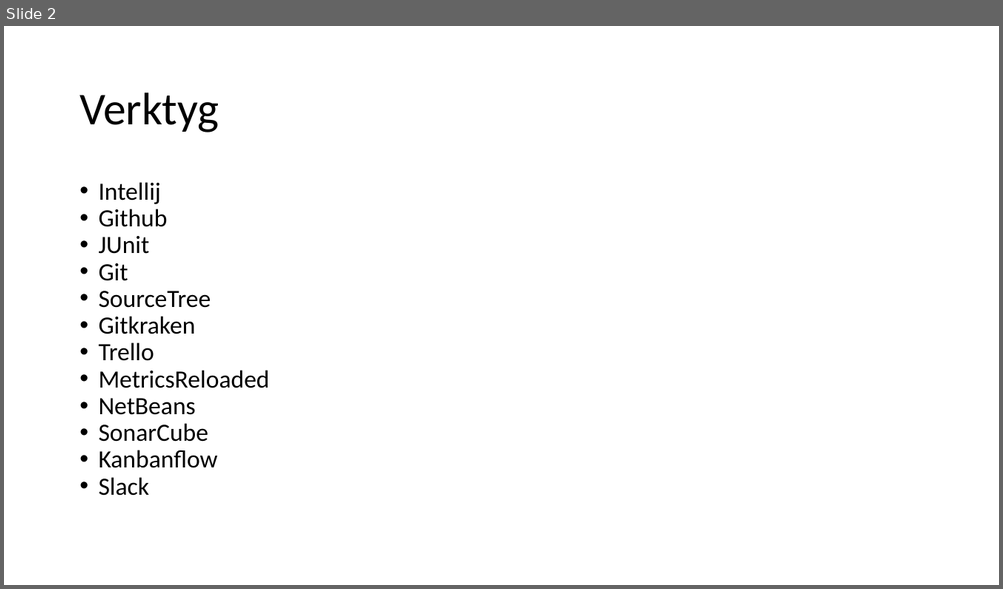
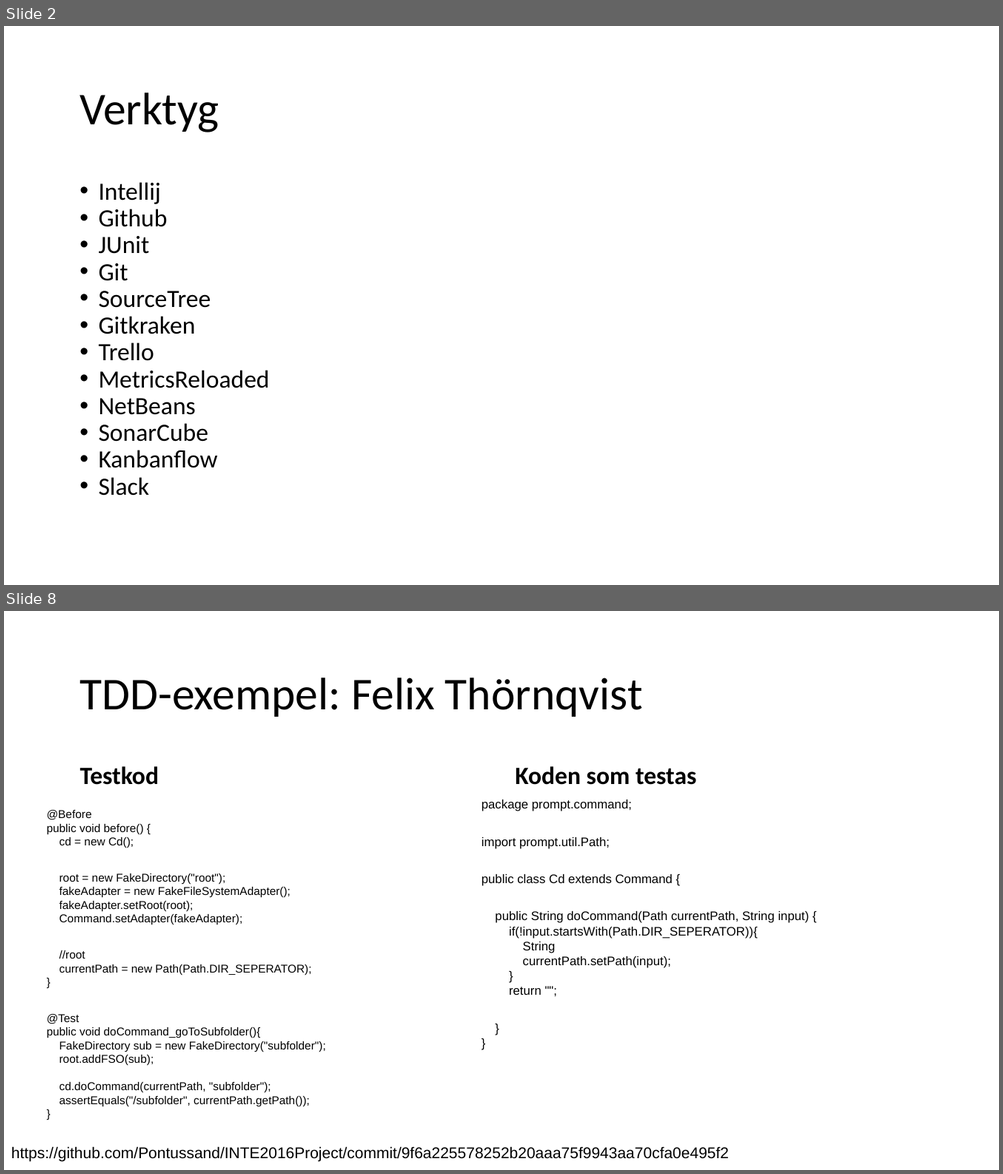
Before and after one commit to Pontussand/INTE2016Project, a slide deck: reports/Slutredovisning/slutredovisning_grupp2.pptx. Shown one above the other, each under a label of ours: slide 2 before the commit, slides 2 and 8 after it; the slides between them are not shown. The pictures are 1003x589 and 1003x1174 pixels, drawn with LibreOffice and Linux fonts; fonts in the diff are those of the drawing. Boxes give left, top, right and bottom in pixels: in the first picture for what was removed or moved away, otherwise in the second. Text is boxed around its words. In the diff, an @@ line names an element or a change of style, - is before the commit and + after.

Commit message:
Uppdaterade rapporten med TDD för mig, Annika och Felix + fler test för touch utefter ekvivalensklasserna + sparade och la in det detaljerade klassdiagrammet som Felix tagit fram

```diff
--- a/reports/Slutredovisning/slutredovisning_grupp2.pptx
+++ b/reports/Slutredovisning/slutredovisning_grupp2.pptx
@@ slide 8 added at box(4, 611, 999, 1170), background #FFFFFF @@
@@ text added at box(79, 678, 643, 717), 44 pt, text #000000 @@
+TDD-exempel: Felix Thörnqvist
@@ text added at box(80, 766, 159, 785), 24 pt, text #000000, bold @@
+Testkod
@@ text added at box(515, 766, 696, 785), 24 pt, text #000000, bold @@
+Koden som testas
@@ text added at box(47, 810, 326, 1107), 11 pt, text #000000 @@
+@Before
+public void before() {
+cd = new Cd();
+root = new FakeDirectory("root");
+fakeAdapter = new FakeFileSystemAdapter();
+fakeAdapter.setRoot(root);
+Command.setAdapter(fakeAdapter);
+//root
+currentPath = new Path(Path.DIR_SEPERATOR);
+}
+@Test
+public void doCommand_goToSubfolder(){
+FakeDirectory sub = new FakeDirectory("subfolder");
+root.addFSO(sub);
+cd.doCommand(currentPath, "subfolder");
+assertEquals("/subfolder", currentPath.getPath());
+}
@@ text added at box(481, 800, 809, 995), 12 pt, text #000000 @@
+package prompt.command;
+import prompt.util.Path;
+public class Cd extends Command {
+public String doCommand(Path currentPath, String input) {
+if(!input.startsWith(Path.DIR_SEPERATOR)){
+String
+currentPath.setPath(input);
+}
+return "";
+}
+}
@@ text added at box(11, 1147, 728, 1162), 15 pt, text #000000 @@
+https://github.com/Pontussand/INTE2016Project/commit/9f6a225578252b20aaa75f9943aa70cfa0e495f2
```
Also in this commit, not shown: 5 slides changed, 7 other slides added, 4 other files.
